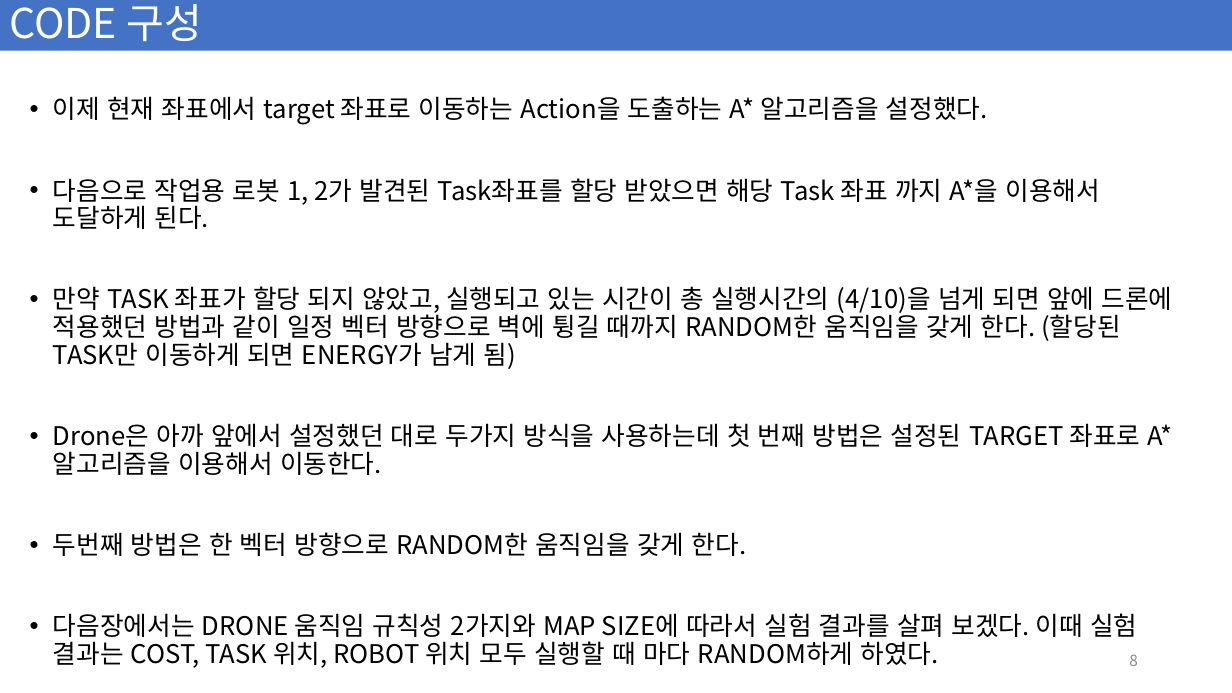
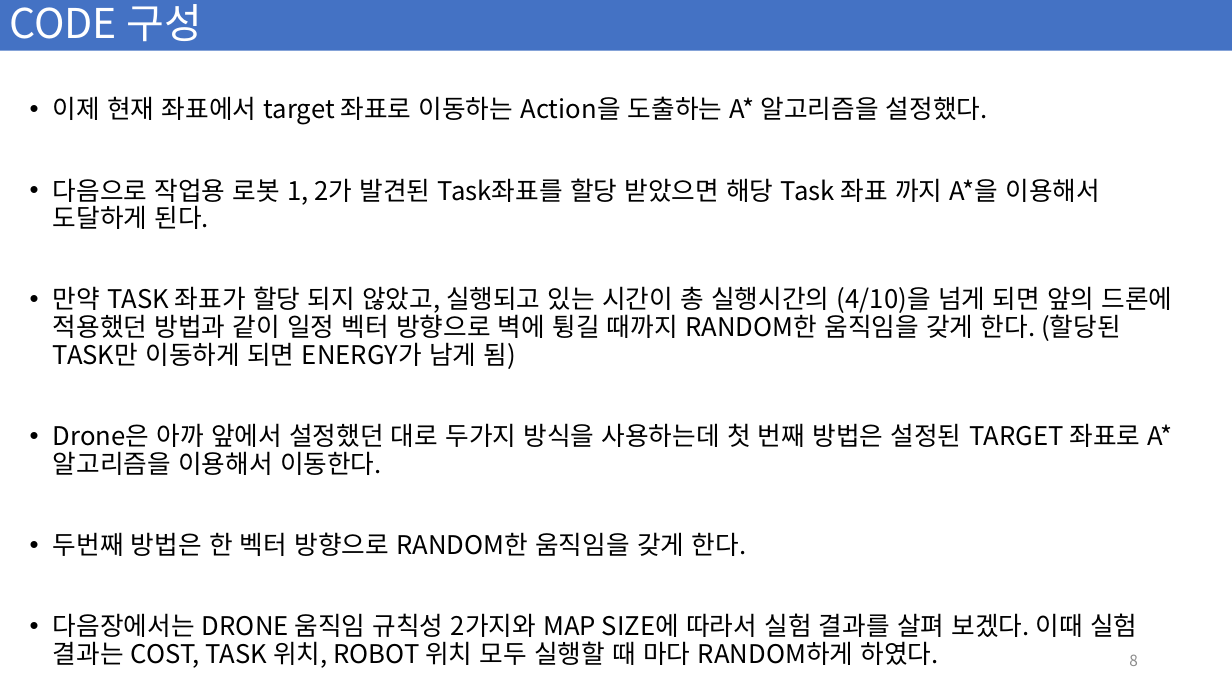
Before and after one commit to vhch/MRTA, a slide deck: slide 8 of MRTA-main/고급 알고리즘_발표.pptx. Drawn at 1232x693 pixels with LibreOffice and Linux fonts; fonts in the diff are those of the drawing. Boxes give left, top, right and bottom in pixels: in the first picture for what was removed or moved away, otherwise in the second. Text is boxed around its words. In the diff, an @@ line names an element or a change of style, - is before the commit and + after.

```diff
--- a/MRTA-main/고급 알고리즘_발표.pptx
+++ b/MRTA-main/고급 알고리즘_발표.pptx
@@ text at (53,286,1173,369): text changed @@
-• 만약 TASK 좌표가 할당 되지 않았고, 실행되고 있는 시간이 총 실행시간의 (4/10)을 넘게 되면 앞에 드론에 적용했던 방법과 같이 일정 벡터 방향으로 벽에 튕길 때까지 RANDOM한 움직임을 갖게 한다. (할당된 TASK만 이동하게 되면 ENERGY가 남게 됨)
+• 만약 TASK 좌표가 할당 되지 않았고, 실행되고 있는 시간이 총 실행시간의 (4/10)을 넘게 되면 앞의 드론에 적용했던 방법과 같이 일정 벡터 방향으로 벽에 튕길 때까지 RANDOM한 움직임을 갖게 한다. (할당된 TASK만 이동하게 되면 ENERGY가 남게 됨)
```
Also in this commit, not shown: 5 other slides changed.
